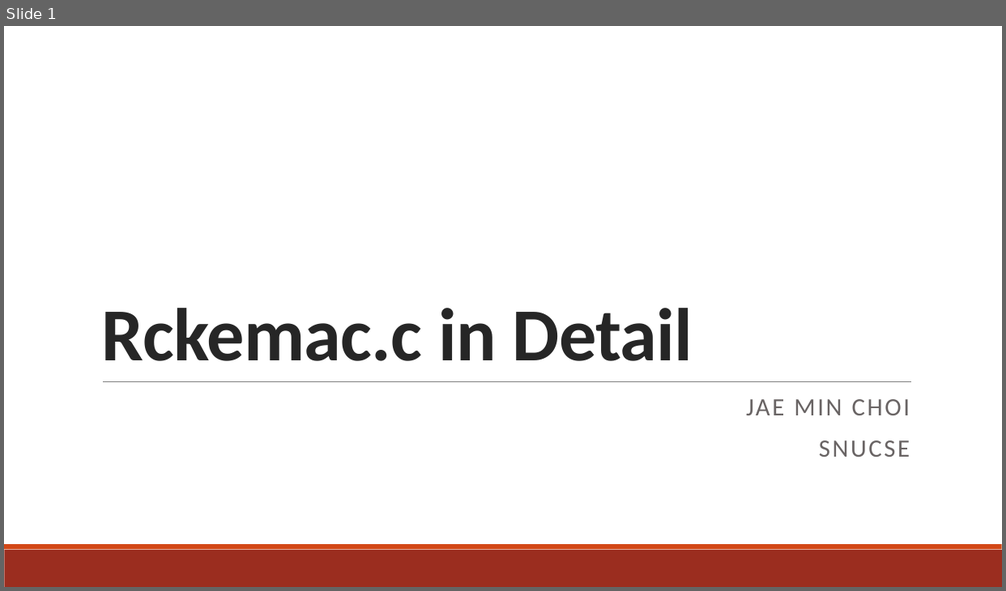
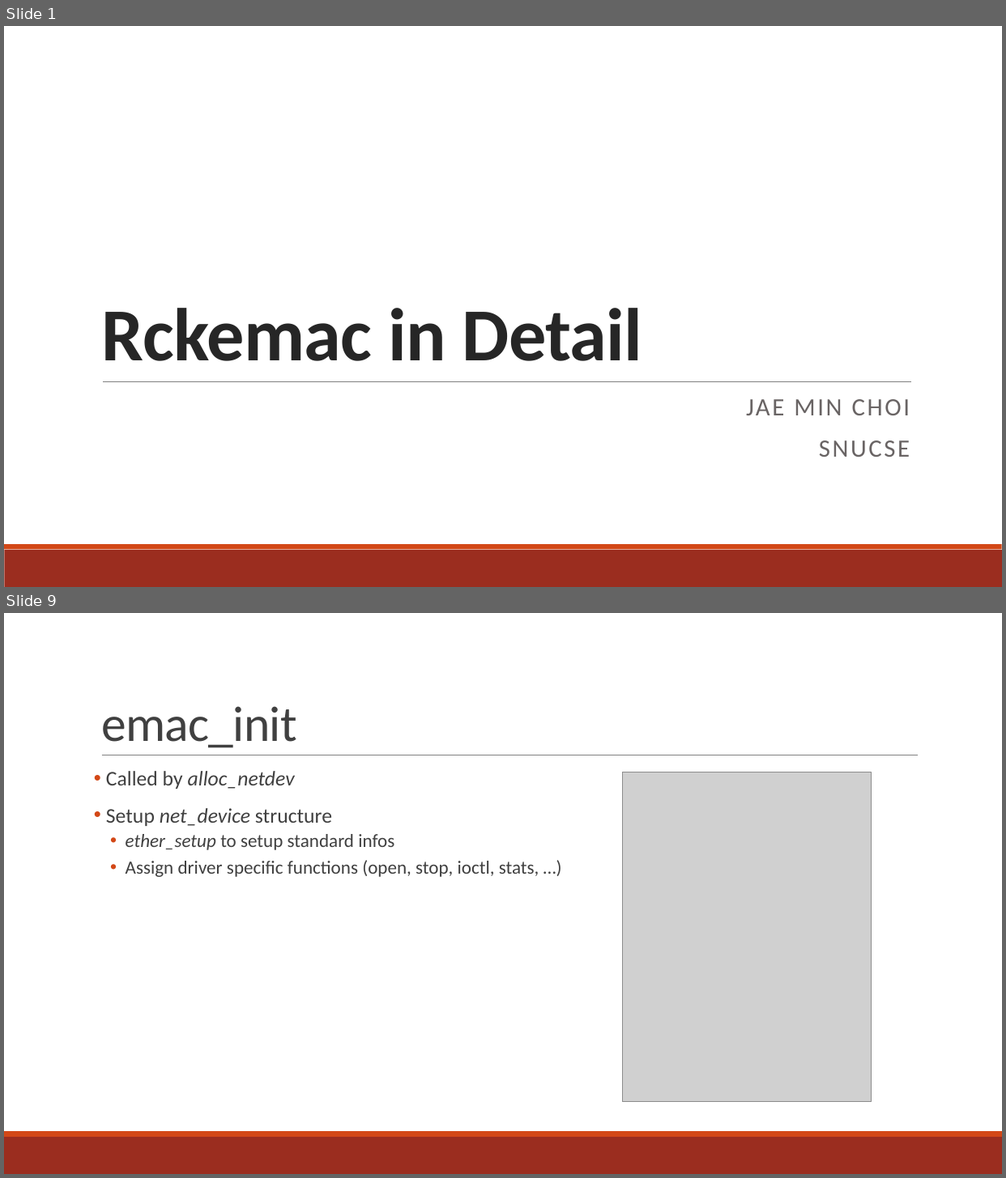
Before and after one commit to minitu/urop_priv, a slide deck: rckemac_detailed.pptx. Shown one above the other, each under a label of ours: slide 1 before the commit, slides 1 and 9 after it; the slides between them are not shown. The pictures are 1006x591 and 1006x1178 pixels, drawn with LibreOffice and Linux fonts; fonts in the diff are those of the drawing; grey boxes stand for pictures. Boxes give left, top, right and bottom in pixels: in the first picture for what was removed or moved away, otherwise in the second. Text is boxed around its words. In the diff, an @@ line names an element or a change of style, - is before the commit and + after.

Commit message:
Need to finish setup_emac TX

```diff
--- a/rckemac_detailed.pptx
+++ b/rckemac_detailed.pptx
@@ slide 9 added at [4,613,1002,1174], background #FFFFFF; not listed: 2 template elements that a slide beside it also shows @@
@@ title added at [101,706,297,748], 48 pt, text #404040 @@
+emac_init
@@ line added from (102, 756) to (918, 756), #808080 0.5 pt @@
@@ text added at [106,771,539,877], 18 pt, text #404040 @@
+• Called by alloc_netdev
+• Setup net_device structure
+  • ether_setup to setup standard infos
+  • Assign driver specific functions (open, stop, ioctl, stats, …)
@@ picture added at [622,773,871,1102] @@
@@ slide 1 changed as well @@
@@ title at [101,308,642,361]: text changed @@
-Rckemac.c in Detail
+Rckemac in Detail
```
Also in this commit, not shown: 1 other slide changed, 9 other slides added, 2 slides removed, 1 other file.
